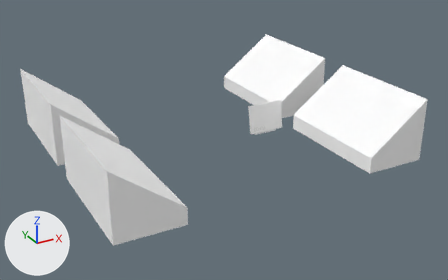
Two versions of the Blender file blender/game.blend, one commit apart.
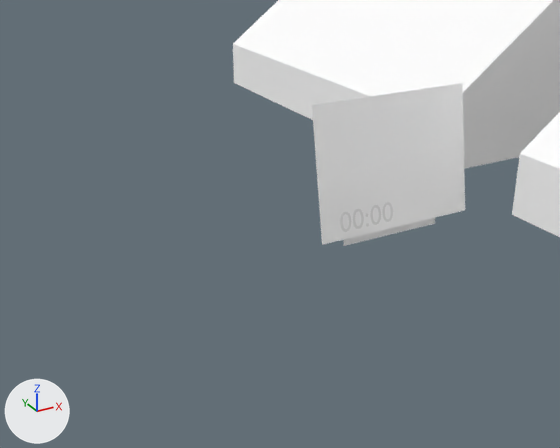
Each version is shown whole from a 50 mm camera at (-8.79, -16.93, 8.35) aimed at (0.23, -0.54, 0.16), then close up from a 50 mm camera at (-1.28, -4.53, 2.37) aimed at (1.14, -0.13, 0.17). Every picture has the same lights, and +X, +Y and +Z are marked at lower left.

Objects in the first close-up: 'Menu', 'Stage.000', 'Stage.001', 'Time', 'Wing'.
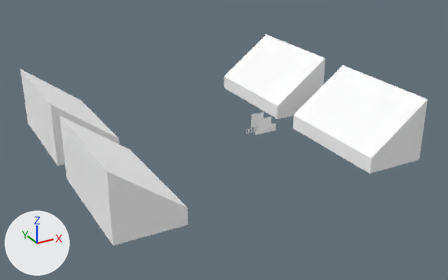
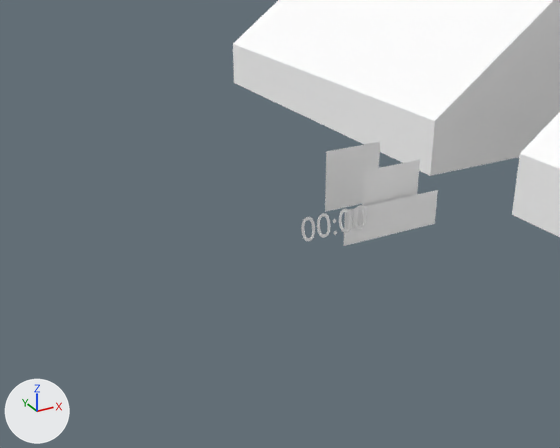
The edits, one by one:
Object 'Time' (ob_time) turns from (80, 0, 0) to (0, 0, 0) degrees about x, y and z.
In object 'Time' (ob_time), parent is now set to ob_gui.
Object 'Time' (ob_time) moves from (1.35, -0.576, 0.232) to (-0.65, -0.35, 0.0).
Object 'Menu' (ob_menu) is now hidden.

Location of each change, [x1, y1, x2, y2] in pixels of the close-ups (560 x 448 px):
'Menu', hidden
    before: [312, 83, 465, 245]
'Time', moved, turned
    before: [340, 202, 393, 232]
    after: [301, 205, 367, 241]
'Wing', unchanged, uncovered by the edit
    before: [344, 218, 435, 246]
    after: [344, 190, 438, 246]
'PHorse', unchanged, uncovered by the edit
    after: [325, 142, 380, 212]
'G_Player', unchanged, uncovered by the edit
    after: [362, 160, 420, 206]
